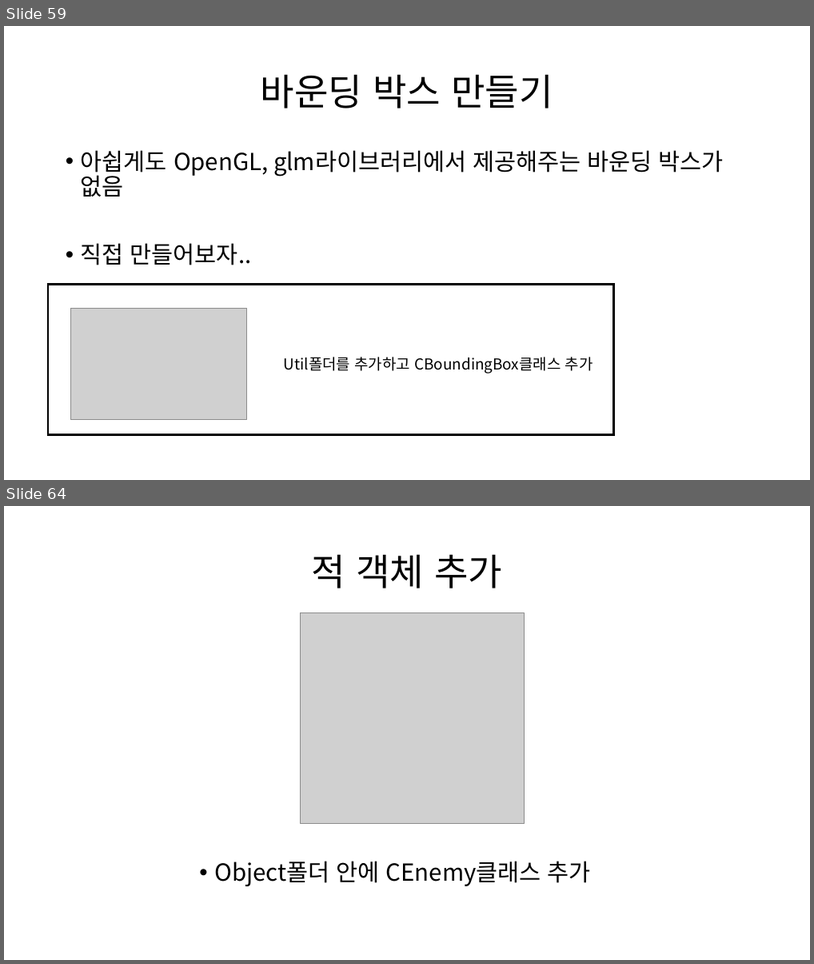
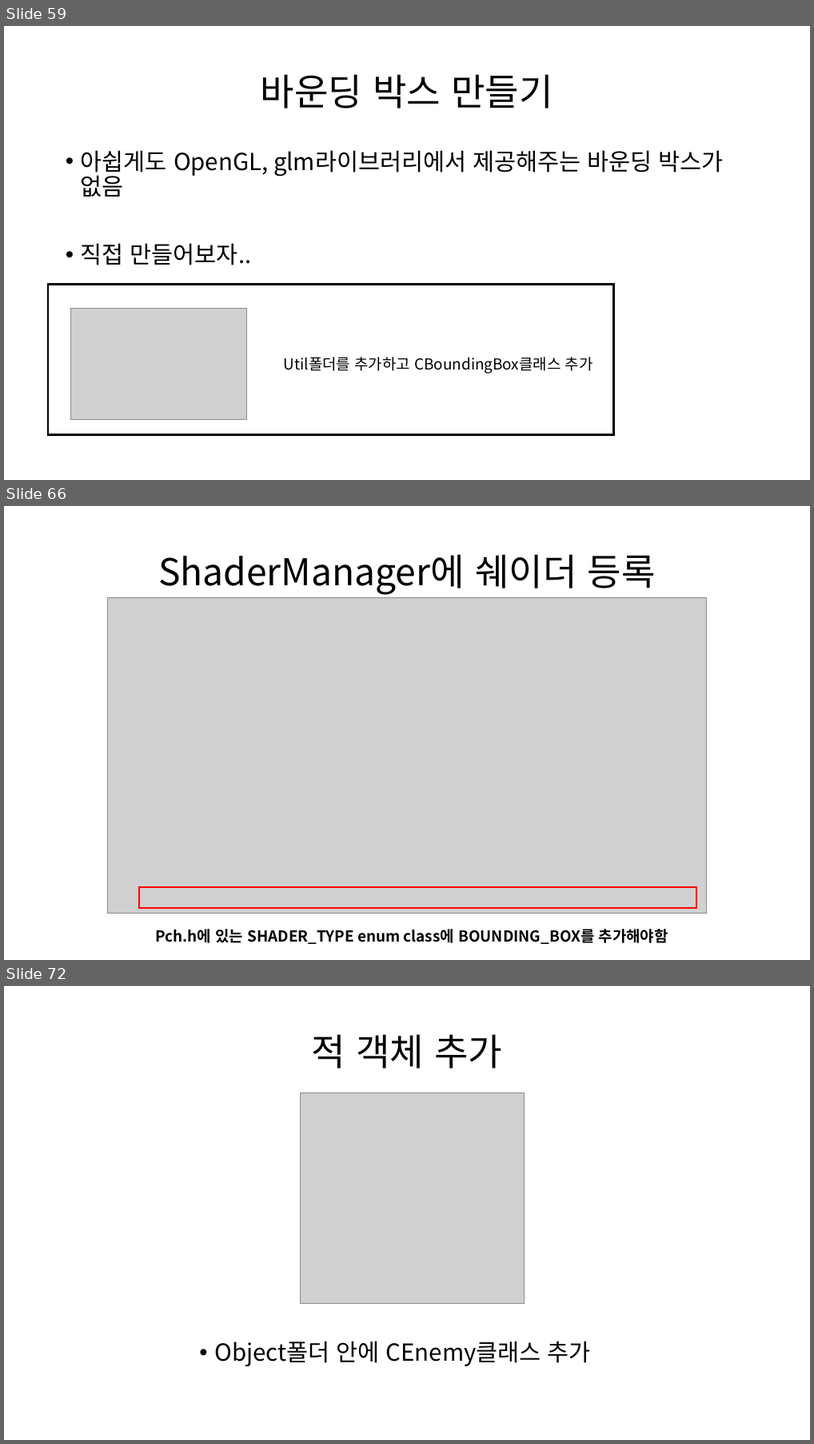
Before and after one commit to Kimseongtae9911/WarpOpenGL, a slide deck: 프레임워크.pptx. Shown one above the other, each under a label of ours: slides 59 and 64 before the commit, slides 59, 66 and 72 after it; the slides between them are not shown. The pictures are 814x964 and 814x1444 pixels, drawn with LibreOffice and Linux fonts; fonts in the diff are those of the drawing; grey boxes stand for pictures. Boxes give left, top, right and bottom in pixels: in the first picture for what was removed or moved away, otherwise in the second. Text is boxed around its words. In the diff, an @@ line names an element or a change of style, - is before the commit and + after.

```diff
--- a/프레임워크.pptx
+++ b/프레임워크.pptx
@@ slide 66 added at (x1=4, y1=506, x2=810, y2=960), background #FFFFFF @@
@@ title added at (x1=158, y1=554, x2=656, y2=595), 44 pt, text #000000 @@
+ShaderManager에 쉐이더 등록
@@ picture added at (x1=107, y1=597, x2=707, y2=912) @@
@@ rectangle added at (x1=139, y1=887, x2=698, y2=908), outline #FF0000 2.25 pt @@
@@ text added at (x1=155, y1=928, x2=669, y2=944), 18 pt, text #000000, bold @@
+Pch.h에 있는 SHADER_TYPE enum class에 BOUNDING_BOX를 추가해야함
@@ what was slide 64 is now slide 72 @@
```
Also in this commit, not shown: 6 slides changed, 11 other slides added, 6 slides removed, 7 other files.
